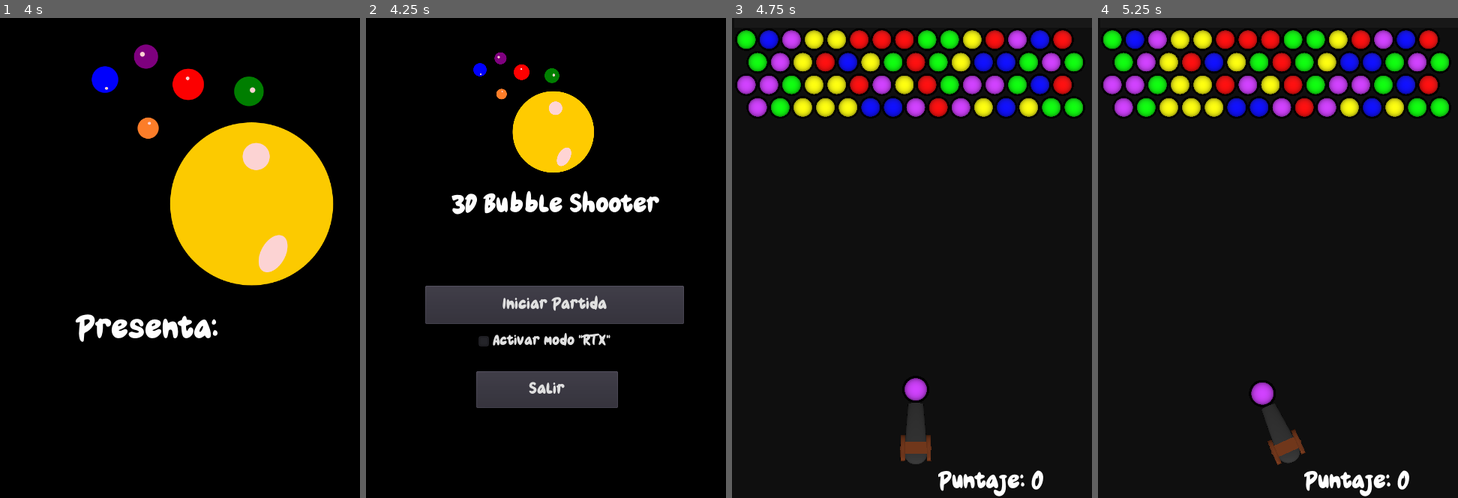
Above: before the commit, frames 1-4 (left to right).
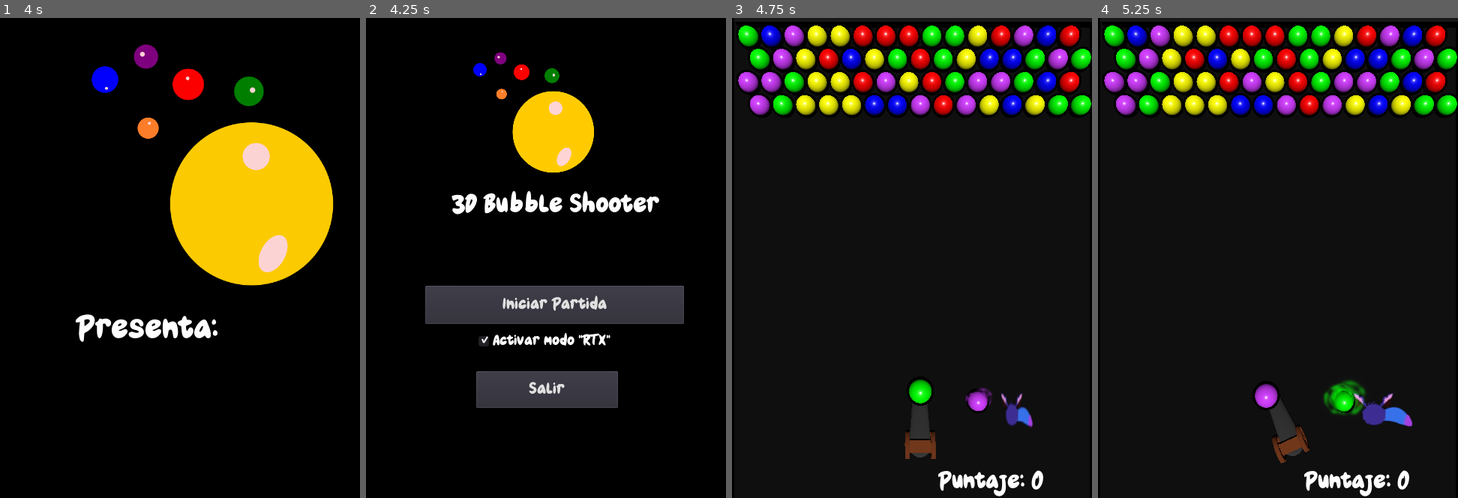
Above: after the commit, the same moments.

Repository: edkeran/Bubble_3D
Game: Godot game, scene res://StartEscene.tscn
The game is run twice, just before and just after one commit, with the same random seed, the same clock (stepped at 60 frames per second) and the same inputs.
Inputs (mouse positions are in pixels of both pictures, inside the frame that each line leads up to):
- Up to frame 1 (4 s): move the mouse to (259, 234) at 0.52 s; press the mouse at (259, 234) at 0.53 s; right-click (259, 234) at 0.8 s; move the mouse to (108, 282) at 1.27 s; release the mouse at (108, 282) at 1.28 s; right-click (108, 282) at 1.35 s; click (108, 282) at 1.55 s; move the mouse to (216, 152) at 2.02 s; press the mouse at (216, 152) at 2.03 s; right-click (216, 152) at 2.3 s; move the mouse to (162, 354) at 2.77 s; release the mouse at (162, 354) at 2.78 s; right-click (162, 354) at 2.85 s; click (162, 354) at 3.05 s; move the mouse to (288, 330) at 3.52 s; press the mouse at (288, 330) at 3.53 s; right-click (288, 330) at 3.8 s
- Up to frame 2 (4.25 s): no input
- Up to frame 3 (4.75 s): release the mouse at (1020, 330) at 4.25 s; click "Iniciar Partida" at 4.25 s
- Up to frame 4 (5.25 s): move the mouse to (1170, 186) at 5.02 s; right-click (1170, 186) at 5.1 s

Frame 1 is identical in both runs. In frame 2, 0.3% of the frame differs, in the area x 32-68%, y 65-69%; in frame 3, 13%; in frame 4, 14%, in the area x 1-100%, y 1-94%.

Commit message:
Adicion logica intercambio bubble color

Diff:
--- /dev/null
+++ b/Assets/Decorate/wolfCatShadow.svg
@@ -0,0 +1,116 @@
+<?xml version="1.0" encoding="UTF-8" standalone="no"?>
+<!-- Created with Inkscape (http://www.inkscape.org/) -->
+
+<svg
+   width="263mm"
+   height="157mm"
+   viewBox="0 0 263 157"
+   version="1.1"
+   id="svg5"
+   inkscape:version="1.2.2 (732a01da63, 2022-12-09)"
+   sodipodi:docname="wolfCatShadow.svg"
+   xmlns:inkscape="http://www.inkscape.org/namespaces/inkscape"
+   xmlns:sodipodi="http://sodipodi.sourceforge.net/DTD/sodipodi-0.dtd"
+   xmlns="http://www.w3.org/2000/svg"
+   xmlns:svg="http://www.w3.org/2000/svg">
+  <sodipodi:namedview
+     id="namedview7"
+     pagecolor="#505050"
+     bordercolor="#eeeeee"
+     borderopacity="1"
+     inkscape:showpageshadow="0"
+     inkscape:pageopacity="0"
+     inkscape:pagecheckerboard="0"
+     inkscape:deskcolor="#505050"
+     inkscape:document-units="mm"
+     showgrid="false"
+     inkscape:zoom="0.74564394"
+     inkscape:cx="352.71527"
+     inkscape:cy="277.6124"
+     inkscape:window-width="1920"
+     inkscape:window-height="1017"
+     inkscape:window-x="-8"
+     inkscape:window-y="-8"
+     inkscape:window-maximized="1"
+     inkscape:current-layer="layer1" />
+  <defs
+     id="defs2" />
+  <g
+     inkscape:label="Capa 1"
+     inkscape:groupmode="layer"
+     id="layer1">
+    <path
+       style="fill:#3d2e92;fill-opacity:1;stroke-width:0.264583"
+       d="m 4.7672688,11.541807 c 0,0 27.3490642,2.885453 25.4672502,7.65272 -1.881817,4.767268 0.501816,5.018178 3.010905,5.519995 2.509089,0.501819 15.932713,-0.125455 15.681804,2.132726 -0.25091,2.258179 -1.379998,1.881815 -2.007272,3.261815 -0.627272,1.379998 7.652721,5.645449 5.770904,7.903628 -1.881815,2.258179 -2.885451,1.756363 -4.139997,1.379998 -1.254543,-0.376362 4.014542,4.390906 5.269087,6.398178 1.254543,2.007269 -3.13636,1.505453 -4.265451,0.125452 -1.12909,-1.379998 8.656357,12.043627 12.043625,8.279993 3.387269,-3.763632 -0.376362,8.530902 -3.512723,6.147268 -3.13636,-2.383634 9.785446,11.416353 12.921806,7.025447 3.136363,-4.390904 0.376362,8.029089 -2.383634,6.774539 -2.759998,-1.25454 -6.899995,-1.50545 -8.405447,-2.634543 C 58.712673,70.379935 4.7672688,25.592703 8.2799928,21.578161 11.792717,17.56362 4.7672688,11.541807 4.7672688,11.541807 Z"
+       id="path279" />
+    <path
+       style="fill:#3d2e92;fill-opacity:1;stroke-width:0.264583"
+       d="m 178.59087,11.738061 c 0,0 -27.34906,2.885453 -25.46725,7.65272 1.88182,4.767268 -0.50182,5.018178 -3.01091,5.519995 -2.50908,0.501819 -15.93271,-0.125455 -15.6818,2.132726 0.25091,2.258179 1.38,1.881815 2.00727,3.261815 0.62727,1.379998 -7.65272,5.645449 -5.7709,7.903628 1.88181,2.258179 2.88545,1.756363 4.14,1.379998 1.25454,-0.376362 -4.01455,4.390906 -5.26909,6.398178 -1.25455,2.007269 3.13636,1.505453 4.26545,0.125452 1.12909,-1.379998 -8.65636,12.043627 -12.04363,8.279993 -3.38727,-3.763632 0.37637,8.530902 3.51273,6.147268 3.13636,-2.383634 -9.78545,11.416353 -12.92181,7.025447 -3.13636,-4.390904 -0.37636,8.029088 2.38363,6.774538 2.76,-1.254539 6.9,-1.505449 8.40545,-2.634542 1.50546,-1.129088 55.45086,-45.91632 51.93814,-49.930862 -3.51273,-4.014541 3.51272,-10.036354 3.51272,-10.036354 z"
+       id="path279-7" />
+    <path
+       style="fill:#3771ea;fill-opacity:1;stroke-width:0.25334"
+       d="m 87.345613,126.50625 c 0,0 79.096417,-103.780052 144.483907,-30.157278 67.19869,75.662088 -21.317,43.067188 -27.84063,42.607118 -6.52363,-0.46007 -21.26859,-18.4586 -116.643277,-12.44984 z"
+       id="path19880"
+       sodipodi:nodetypes="cssc" />
+    <g
+       id="g19867"
+       transform="translate(-8.5309012,0.50181772)">
+      <path
+         style="fill:#280b0b;stroke-width:0.264583"
+         d="M 49.297362,50.593687 C 51.071557,48.109818 48.942524,39.593688 47.523169,37.464655 46.103814,35.335624 36.168329,30.013043 35.458653,25.045301 34.748975,20.077558 18.071556,13.690464 18.071556,13.690464 c 0,0 1.064516,21.290322 4.967742,24.838709 3.903226,3.548387 7.451613,15.258064 3.193548,18.806451 -4.258064,3.548387 14.193549,16.322581 19.51613,13.129033 5.32258,-3.193549 9.580645,-10.290323 16.677419,-3.903226 7.096774,6.387097 12.774193,0.354839 14.903226,5.677419 2.129032,5.322584 2.129032,8.161294 2.129032,8.161294"
+         id="path113" />
+      <path
+         style="fill:#e596dd;fill-opacity:1;stroke-width:0.264583"
+         d="M 51.185406,33.621786 C 46.418138,30.86179 54.698131,29.607244 44.159957,30.359971 33.621785,31.112697 40.647235,22.079978 35.127241,20.323616 29.607244,18.567256 16.309074,10.287264 17.56362,13.298169 c 1.254543,3.010906 4.767268,9.283629 3.261815,9.283629 -1.505453,0 8.530902,13.799986 14.301806,14.301803 5.770901,0.501819 2.258179,6.021813 5.269084,6.021813 3.010905,0 5.519994,6.021814 7.778176,5.018178 2.258179,-1.003636 3.010905,6.02181 5.269084,5.018177 2.258179,-1.003636 3.010908,-2.759998 1.505453,-5.519997 -1.505453,-2.759995 -4.014541,-5.519994 -2.509089,-7.276356 1.505456,-1.756363 -1.254543,-6.52363 -1.254543,-6.52363 z"
+         id="path2781" />
+      <path
+         style="fill:#280b0b;stroke-width:0.264583"
+         d="m 151.12258,50.789941 c -1.7742,-2.483869 0.35484,-10.999999 1.77419,-13.129032 1.41936,-2.129031 11.35484,-7.451612 12.06452,-12.419354 0.70967,-4.967743 17.38709,-11.354837 17.38709,-11.354837 0,0 -1.06451,21.290322 -4.96774,24.838709 -3.90322,3.548387 -7.45161,15.258064 -3.19355,18.806451 4.25807,3.548387 -14.19355,16.322583 -19.51613,13.129033 -5.32258,-3.193549 -9.58064,-10.290323 -16.67742,-3.903226 -7.09677,6.387097 -12.77419,0.354839 -14.90322,5.677419 -2.12903,5.322587 -2.12903,8.161297 -2.12903,8.161297"
+         id="path113-7" />
+      <path
+         style="fill:#e596dd;fill-opacity:1;stroke-width:0.264583"
+         d="m 149.23453,33.81804 c 4.76727,-2.759996 -3.51272,-4.014542 7.02545,-3.261815 10.53817,0.752726 3.51272,-8.279993 9.03272,-10.036355 5.52,-1.75636 18.81817,-10.036352 17.56362,-7.025447 -1.25454,3.010906 -4.76727,9.283629 -3.26182,9.283629 1.50546,0 -8.5309,13.799986 -14.3018,14.301803 -5.7709,0.501819 -2.25818,6.021813 -5.26909,6.021813 -3.0109,0 -5.51999,6.021814 -7.77817,5.018178 -2.25818,-1.003636 -3.01091,6.02181 -5.26909,5.018177 -2.25817,-1.003636 -3.0109,-2.759998 -1.50545,-5.519997 1.50545,-2.759995 4.01454,-5.519994 2.50909,-7.276356 -1.50546,-1.756363 1.25454,-6.52363 1.25454,-6.52363 z"
+         id="path2781-4" />
+      <path
+         style="fill:#3d2e92;fill-opacity:1;stroke-width:0.199572"
+         id="path12450"
+         sodipodi:type="arc"
+         sodipodi:cx="102.99809"
+         sodipodi:cy="100.23808"
+         sodipodi:rx="46.041779"
+         sodipodi:ry="42.779961"
+         sodipodi:start="6.2782181"
+         sodipodi:end="6.278093"
+         sodipodi:arc-type="slice"
+         d="m 149.0393,100.02559 a 46.041779,42.779961 0 0 1 -45.81107,42.99192 46.041779,42.779961 0 0 1 -46.271334,-42.56426 46.041779,42.779961 0 0 1 45.808174,-42.99458 46.041779,42.779961 0 0 1 46.2742,42.56157 l -46.04118,0.21784 z" />
+      <path
+         style="fill:#3d2e92;fill-opacity:1;stroke-width:0.264583"
+         d="m 137.74896,84.054467 c 0,0 14.74297,-4.304469 15.45265,2.881017 0.70968,7.185482 2.30645,7.806451 -0.0887,5.41129 -2.39516,-2.395162 -0.0887,10.733866 -1.50806,9.403226 -1.41936,-1.33065 2.30645,9.22581 0.26613,7.80645 -2.04033,-1.41935 -1.15323,13.39516 -2.83871,12.24194 -1.68549,-1.15323 -5.58871,2.66129 -6.74194,1.41935 -1.15322,-1.24194 -2.04032,11.70968 -3.45968,9.31452 -1.41935,-2.39517 -11.88709,14.37096 -8.42741,2.66129 3.45967,-11.70968 -11.08872,10.82258 -12.06452,7.62903 -0.97581,-3.19355 2.28928,-63.026178 2.28928,-63.026178 z"
+         id="path12937"
+         sodipodi:nodetypes="cssssssssscc" />
+      <path
+         style="fill:#3d2e92;fill-opacity:1;stroke-width:0.264583"
+         d="m 68.956539,84.717259 c 0,0 -14.74297,-4.304469 -15.45265,2.881017 -0.70968,7.185482 -2.30645,7.806451 0.0887,5.41129 2.39516,-2.395162 0.0887,10.733864 1.50806,9.403224 1.41936,-1.33065 -2.30645,9.22581 -0.26613,7.80645 2.04033,-1.41935 1.15323,13.39516 2.83871,12.24194 1.68549,-1.15323 5.58871,2.66129 6.74194,1.41935 1.15322,-1.24194 2.04032,11.70968 3.45968,9.31452 1.41935,-2.39517 11.88709,14.37096 8.42741,2.66129 -3.45967,-11.70968 11.08872,10.82258 12.06452,7.62903 0.97581,-3.19355 -2.28928,-63.026176 -2.28928,-63.026176 z"
+         id="path12937-1"
+         sodipodi:nodetypes="cssssssssscc" />
+      <path
+         style="fill:#3d2e92;fill-opacity:1;stroke-width:0.264583"
+         d="m 126.67742,83.475805 c 0,0 10.20161,-12.064516 16.76613,-7.362902 6.56451,4.701611 5.67742,3.991935 3.45967,3.814516 -2.21774,-0.177419 2.66129,1.862902 4.87904,3.016129 2.21774,1.153226 -25.10484,0.532257 -25.10484,0.532257 z"
+         id="path12939" />
+      <path
+         style="fill:#3d2e92;fill-opacity:1;stroke-width:0.264583"
+         d="m 81.277739,83.625629 c 0,0 -10.20161,-12.064516 -16.76613,-7.362902 -6.56451,4.701611 -5.67742,3.991935 -3.45967,3.814516 2.21774,-0.177419 -2.66129,1.862902 -4.87904,3.016129 -2.21774,1.153226 25.10484,0.532257 25.10484,0.532257 z"
+         id="path12939-7" />
+      <path
+         style="fill:#3d2e92;fill-opacity:1;stroke-width:0.264583"
+         d="m 74.870968,65.999999 c 0,0 1.593506,-16.633681 9.308952,-17.762772 7.715448,-1.129088 -0.815454,1.003636 -1.693633,2.697271 -0.878181,1.693635 -3.763634,7.213629 -4.014544,9.848172 -0.250907,2.634544 -5.394539,5.20636 4.014544,-0.752726 9.409081,-5.959086 20.323613,-15.932714 23.397253,-11.72999 3.07363,4.202724 -0.75273,2.446361 -2.19545,1.756362 -1.44273,-0.689998 -14.364538,10.287265 -14.364538,10.287265 0,0 20.574528,-6.649085 24.965428,-4.579088 4.39091,2.069999 2.32091,0.940908 -7.1509,2.822726 -9.471808,1.881814 11.03999,1.003633 13.92544,0.564544 2.88545,-0.439092 1.50546,0.564544 -11.22817,3.073632 -12.733622,2.509089 16.62271,-2.759995 16.8109,-1.442725 0.18818,1.317271 -15.74454,4.641813 -15.74454,4.641813 0,0 16.55999,-2.634541 17.5009,-2.948178 0.9409,-0.313637 1.38,3.575452 -8.59363,4.70454"
+         id="path13007" />
+    </g>
+    <path
+       style="fill:#a540e1;fill-opacity:1;stroke-width:0.248787"
+       d="m 248.19488,114.60241 c 0,0 -5.51707,-18.099921 -16.07147,-12.06661 -8.916,5.09673 1.19936,3.48075 1.19936,3.48075 0,0 1.67911,3.7128 0.23988,5.10511 -1.43924,1.3923 -4.31772,2.32049 -6.71644,1.16025 -2.39873,-1.16025 -3.35822,1.62435 -4.55758,1.62435 -1.19937,0 7.67592,4.641 10.79428,2.08845 3.11834,-2.55256 -5.03734,7.19356 -7.67594,5.80125 -2.63861,-1.3923 -4.79745,-1.8564 -1.43924,1.62436 3.35822,3.48075 8.63542,2.08844 10.31452,1.62435 1.67913,-0.4641 -11.03414,6.72945 -14.15248,4.17691 -3.11835,-2.55256 0,5.1051 2.15886,6.26535 2.15885,1.16025 10.07465,-2.08845 10.07465,-2.08845 0,0 -9.59492,7.88971 -12.71326,5.1051 -3.11835,-2.78461 6.71644,5.5692 6.71644,5.5692 0,0 28.06512,11.83456 30.46383,0 2.39874,-11.83456 -3.59808,-21.58066 -8.63541,-29.47037 z"
+       id="path19893"
+       inkscape:transform-center-x="3.1183477"
+       sodipodi:nodetypes="cscssssssssscscsc" />
+  </g>
+</svg>
--- a/Bubble.tscn
+++ b/Bubble.tscn
@@ -23,6 +23,7 @@
 uniform vec3 colorDefault = vec3(1.000000, 1.000000, 1.000000);
 uniform float roughnessMode = 0.0;
 uniform float specularBrigth = 0.0;
+uniform int indexColorMain;
 
 void fragment() {
 	ALBEDO = colorDefault;
@@ -41,6 +42,7 @@
 shader_param/colorDefault = Color( 1, 1, 1, 1 )
 shader_param/roughnessMode = 0.0
 shader_param/specularBrigth = 0.0
+shader_param/indexColorMain = null
 
 [node name="Bubble" type="KinematicBody"]
 script = ExtResource( 1 )
--- a/GameOver.gd
+++ b/GameOver.gd
@@ -1,4 +1,9 @@
 extends Control
+
+var finalScore
+
+func _ready():
+	$FinalScore.text = str(finalScore)
 
 func _on_BackMenu_pressed():
 	var mainMenu = load("res://MainMenu.tscn").instance()
--- a/Main.gd
+++ b/Main.gd
@@ -10,6 +10,10 @@
 var offSet = Vector2(-16.8,24.4)
 var matrPosBub = []
 var correFila = false
+var colorNextBall
+var bubbleNext
+var currentParticuleBubble
+var shooting = false
 
 func _ready():
 	var songGame = AudioStreamPlayer.new()
@@ -23,10 +27,12 @@
 	fill_empty_mat()
 	gen_init_game()
 	gen_bubble_shot()
+	gen_bubble_next_color()
 
 func load_rtx_mode():
-	$Camera.translation.z = 37
+	$Camera.translation.z = 36
 	$Camera.set_projection(0)
+	$WolfCatShadow.translation.x += 3
 
 func fill_empty_mat():
 	for i in range(0,14):
@@ -52,6 +58,8 @@
 	get_node("BubbleGun").add_child(bubbleShoot, false)
 	bubbleShoot.isShootBall = true
 	bubbleShoot.connect("bubble_collide", self, "_bubble_collided")
+	colorNextBall = randomObj.randi_range(0,4)
+	gen_bubble_next_color()
 
 func gen_row_bubble(y,j,correFila):
 	var bubbleLstCreated = []
@@ -60,6 +68,7 @@
 	var currentX = 0.0
 	while(i < cantCols):
 		randomObj.randomize()
+		colorNextBall = randomObj.randi_range(0,4)
 		var bubble = gen_bubble(currentX+offSet.x,y,j,i,correFila)
 		add_child(bubble)
 		currentX+=radioBurbuja*2
@@ -67,12 +76,35 @@
 		i+=1
 	return bubbleLstCreated
 
+func gen_bubble_next_color():
+	if(bubbleNext != null):
+		bubbleNext.queue_free()
+	if(currentParticuleBubble != null):
+		currentParticuleBubble.queue_free()
+	bubbleNext = gen_bubble(6,-15,0,0,false)
+	bubbleNext.get_node("CollisionShape").queue_free()
+	currentParticuleBubble = gen_particule_itm(bubbleNext)
+	self.add_child(bubbleNext)
+
+func gen_particule_itm(bubbleNext):
+	var particuleEscene = load("res://ParticuleBub.tscn").instance()
+	particuleEscene.end_auto = false
+	particuleEscene.translation.x = bubbleNext.translation.x
+	particuleEscene.translation.y = bubbleNext.translation.y
+	particuleEscene.translation.z = 0
+	particuleEscene.scale.x = 2
+	particuleEscene.scale.y = 2
+	particuleEscene.get_children()[0].process_material = particuleEscene.get_children()[0].process_material.duplicate()
+	particuleEscene.get_children()[0].process_material.color = Color(bubbleNext.currentColor.x,bubbleNext.currentColor.y,bubbleNext.currentColor.z,1)
+	self.add_child(particuleEscene)
+	return particuleEscene
+
 func gen_bubble(x,y,j,i,correFila):
-	var pos = randomObj.randi_range(0,4)
 	var bubble = sceneBubble.instance()
 	var materialBubble = bubble.get_node("MeshInstance").get_surface_material(0)
 	materialBubble = materialBubble.duplicate()
-	materialBubble.set_shader_param("colorDefault",colorEnum.arrColor[pos])
+	materialBubble.set_shader_param("colorDefault",colorEnum.arrColor[colorNextBall])
+	materialBubble.set_shader_param("indexColorMain",colorNextBall)
 	if(isRtxMode):
 		materialBubble.set_shader_param("roughnessMode", 0.3)
 		materialBubble.set_shader_param("specularBrigth", 0.7)
@@ -85,7 +117,7 @@
 	bubble.translate(newPos)
 	bubble.globalGridPos.y = j
 	bubble.globalGridPos.x = i
-	bubble.currentColor = colorEnum.arrColor[pos]
+	bubble.currentColor = colorEnum.arrColor[colorNextBall]
 	return bubble
 
 func _input(event):
@@ -99,6 +131,9 @@
 		if(bubbleShoot != null and !bubbleShoot.isMovingBall):
 			get_node("BubbleGun").get_node("ShootSound").play()
 			bubbleShoot.shoot_bubble()
+			shooting = true
+	if event.is_action_pressed("changeBubble"):
+		change_bubble_to_next()
 
 func _bubble_collided(bubbleObj):
 	if(bubbleObj.globalGridPos.y > 13 or bubbleObj.globalGridPos.x > 14):
@@ -110,6 +145,7 @@
 		$ScoreCount.score+= 5 + (2 *  (cluster.size() - 3))
 		$ScoreCount.uploadScore()
 	removeClustersNeightbores(cluster)
+	shooting = false
 	gen_bubble_shot()
 
 func getClusterSameColor(matrixCluster, ball):
@@ -149,9 +185,9 @@
 
 #Function to generate a top bubble each time
 func _gen_top_row():
-	move_bubbles_rows_down()
-	_fills_firts_row()
-	correFila = not correFila
+	#move_bubbles_rows_down()
+	#_fills_firts_row()
+	#correFila = not correFila
 	pass
 
 func _fills_firts_row():
@@ -184,8 +220,22 @@
 			j-=1
 		i-=1
 
+func change_bubble_to_next():
+	if(!shooting):
+		var newCurrentColor = int(colorNextBall)/1
+		colorNextBall = bubbleShoot.get_node("MeshInstance").get_surface_material(0).get_shader_param("indexColorMain")
+		bubbleShoot.get_node("MeshInstance").get_surface_material(0).set_shader_param("colorDefault",colorEnum.arrColor[newCurrentColor])
+		bubbleShoot.get_node("MeshInstance").get_surface_material(0).set_shader_param("indexColorMain",newCurrentColor)
+		bubbleShoot.currentColor = colorEnum.arrColor[newCurrentColor]
+		if(bubbleNext != null):
+			bubbleNext.get_node("MeshInstance").get_surface_material(0).set_shader_param("colorDefault",colorEnum.arrColor[colorNextBall])
+			bubbleNext.get_node("MeshInstance").get_surface_material(0).set_shader_param("indexColorMain",colorNextBall)
+			bubbleNext.currentColor = colorEnum.arrColor[colorNextBall]
+			currentParticuleBubble.get_children()[0].process_material.color = Color(bubbleNext.currentColor.x,bubbleNext.currentColor.y,bubbleNext.currentColor.z,1)
+
 func _game_over():
 	var scena = load("res://GameOver.tscn").instance()
+	scena.finalScore = $ScoreCount.score
 	$AudioStreamPlayer3D.stop()
 	get_tree().get_root().add_child(scena)
 	get_tree().get_root().remove_child(self)
--- a/Main.tscn
+++ b/Main.tscn
@@ -6,25 +6,57 @@
 [ext_resource path="res://Roof.tscn" type="PackedScene" id=4]
 [ext_resource path="res://Assets/Sounds/bubblePop.mp3" type="AudioStream" id=5]
 [ext_resource path="res://ScoreScene.tscn" type="PackedScene" id=6]
+[ext_resource path="res://Assets/Decorate/wolfCatShadow.svg" type="Texture" id=7]
 
 [sub_resource type="Environment" id=1]
 background_mode = 1
 background_color = Color( 0.0627451, 0.0627451, 0.0627451, 1 )
 
+[sub_resource type="Animation" id=2]
+length = 0.001
+tracks/0/type = "value"
+tracks/0/path = NodePath(".:scale")
+tracks/0/interp = 1
+tracks/0/loop_wrap = true
+tracks/0/imported = false
+tracks/0/enabled = true
+tracks/0/keys = {
+"times": PoolRealArray( 0 ),
+"transitions": PoolRealArray( 1 ),
+"update": 0,
+"values": [ Vector3( 0.8, 0.8, 0.5 ) ]
+}
+
+[sub_resource type="Animation" id=3]
+resource_name = "StretchBall"
+loop = true
+tracks/0/type = "value"
+tracks/0/path = NodePath(".:scale")
+tracks/0/interp = 2
+tracks/0/loop_wrap = true
+tracks/0/imported = false
+tracks/0/enabled = true
+tracks/0/keys = {
+"times": PoolRealArray( 0, 0.5 ),
+"transitions": PoolRealArray( 1, 1 ),
+"update": 0,
+"values": [ Vector3( 0.8, 0.8, 0.5 ), Vector3( 0.4, 0.8, 0.5 ) ]
+}
+
 [node name="Main" type="Spatial"]
 script = ExtResource( 3 )
 
 [node name="Camera" type="Camera" parent="."]
-transform = Transform( 1, 0, 0, 0, 1, 0, 0, 0, 1, -0.4, 0, 32.43 )
+transform = Transform( 1, 0, 0, 0, 1, 0, 0, 0, 1, -0.878495, 0, 32.43 )
 projection = 1
-size = 51.0
+size = 50.0
 near = 0.01
 
 [node name="BubbleGun" parent="." instance=ExtResource( 2 )]
 transform = Transform( 1.2, 0, 0, 0, 1.2, 0, 0, 0, 1.2, 0, -19, 0 )
 
 [node name="RWall" parent="." instance=ExtResource( 1 )]
-transform = Transform( 1, 0, 0, 0, 6, 0, 0, 0, 0, 19.1374, 0, 0 )
+transform = Transform( 1, 0, 0, 0, 6, 0, 0, 0, 0, 18.1, 0, 0 )
 
 [node name="LWall" parent="." instance=ExtResource( 1 )]
 transform = Transform( 1, 0, 0, 0, 6, 0, 0, 0, 0, -19.8668, 0, 0 )
@@ -44,4 +76,13 @@
 wait_time = 6.0
 autostart = true
 
+[node name="WolfCatShadow" type="Sprite3D" parent="."]
+transform = Transform( 0.8, 0, 0, 0, 0.8, 0, 0, 0, 0.5, 9.35616, -19.1243, -7.33634 )
+texture = ExtResource( 7 )
+
+[node name="AnimationPlayer" type="AnimationPlayer" parent="WolfCatShadow"]
+autoplay = "StretchBall"
+anims/RESET = SubResource( 2 )
+anims/StretchBall = SubResource( 3 )
+
 [connection signal="timeout" from="TimerNewRow" to="." method="_gen_top_row"]
--- a/MainMenu.gd
+++ b/MainMenu.gd
@@ -1,8 +1,9 @@
 extends Control
 
-var isRtxMode = false
+var isRtxMode = true
 var sceneGame = preload("res://Main.tscn")
 signal stopSong
+
 
 func _on_StartButton_pressed():
 	var scena = sceneGame.instance()
--- a/MainMenu.tscn
+++ b/MainMenu.tscn
@@ -67,6 +67,7 @@
 margin_right = 330.0
 margin_bottom = 447.0
 custom_fonts/font = SubResource( 4 )
+pressed = true
 text = "Activar modo \"RTX\""
 
 [connection signal="pressed" from="StartButton" to="." method="_on_StartButton_pressed"]
--- a/ParticuleBub.gd
+++ b/ParticuleBub.gd
@@ -1,8 +1,10 @@
 extends Spatial
 var lifetime = 1.3
 var time_remaining = lifetime
+var end_auto = true
 
 func _process(delta):
-	time_remaining -= delta
-	if time_remaining <= 0:
-		queue_free()
+	if(end_auto):
+		time_remaining -= delta
+		if time_remaining <= 0:
+			queue_free()
--- a/project.godot
+++ b/project.godot
@@ -33,6 +33,11 @@
 "events": [ Object(InputEventMouseButton,"resource_local_to_scene":false,"resource_name":"","device":0,"alt":false,"shi …(212 unchanged characters)…
  ]
 }
+changeBubble={
+"deadzone": 0.5,
+"events": [ Object(InputEventMouseButton,"resource_local_to_scene":false,"resource_name":"","device":0,"alt":false,"shift":false,"control":false,"meta":false,"command":false,"button_mask":0,"position":Vector2( 0, 0 ),"global_position":Vector2( 0, 0 ),"factor":1.0,"button_index":2,"pressed":false,"doubleclick":false,"script":null)
+ ]
+}
 
 [physics]
 
Not shown, added: Assets/Decorate/wolfCatShadow.svg.import
Binary file added: Assets/StartImages/LogoGame.ico
Not shown: 1 places in Main.tscn that only renumber resources
Not shown, changed: export_presets.cfg
